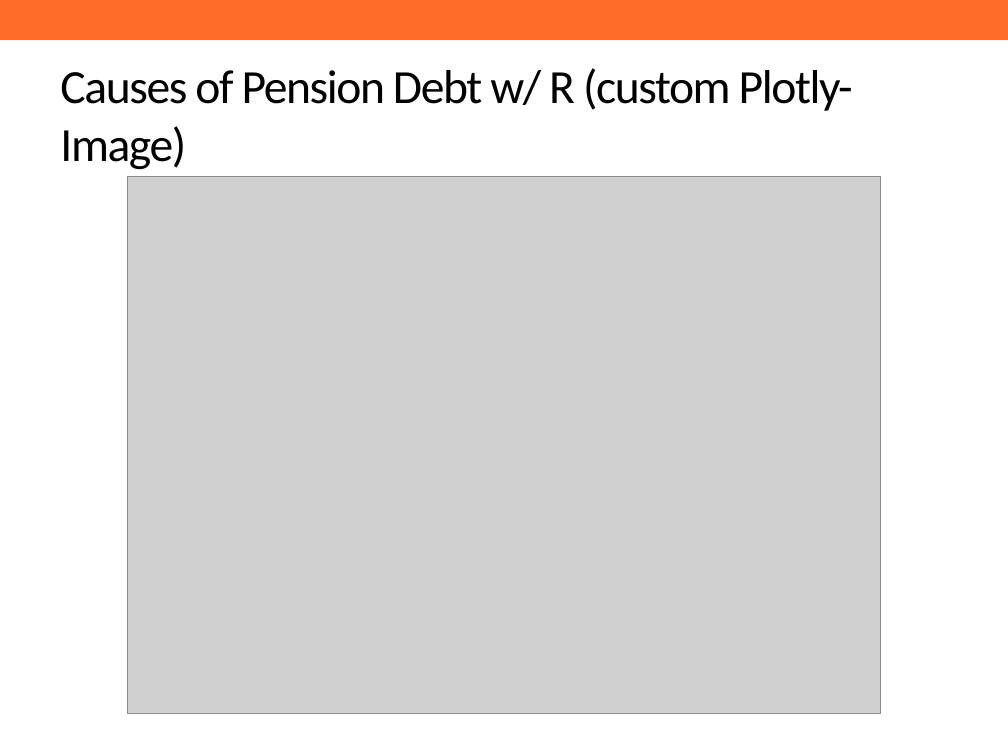
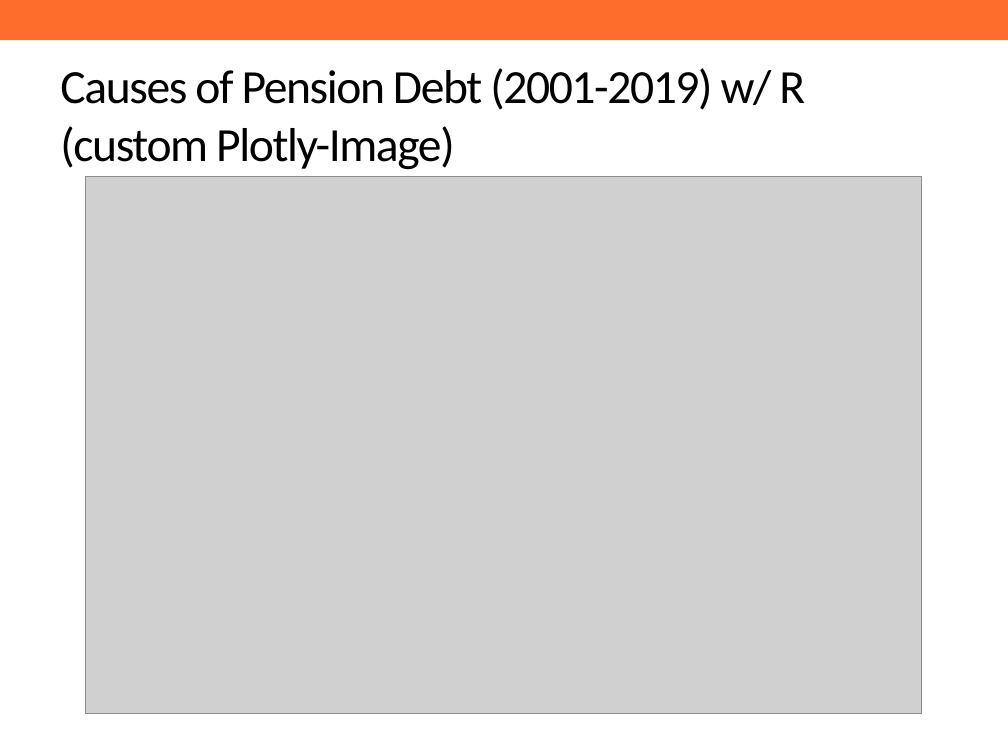
Before and after one commit to ReasonFoundation/GraphicsR, a slide deck: slide 4 of DeckUpdate/SamplePPT.pptx. Drawn at 1008x756 pixels with LibreOffice and Linux fonts; fonts in the diff are those of the drawing; grey boxes stand for pictures; background and template pictures are left out. Boxes give left, top, right and bottom in pixels: in the first picture for what was removed or moved away, otherwise in the second. Text is boxed around its words. In the diff, an @@ line names an element or a change of style, - is before the commit and + after.

Commit message:
Updated SamplePPT w/ glPlot

```diff
--- a/DeckUpdate/SamplePPT.pptx
+++ b/DeckUpdate/SamplePPT.pptx
@@ title at box(60, 68, 805, 169): text changed @@
-Causes of Pension Debt w/ R (custom Plotly-Image)
+Causes of Pension Debt (2001-2019) w/ R (custom Plotly-Image)
@@ picture: place and size @@
-picture at box(127, 176, 880, 714)
+picture at box(86, 176, 921, 714)
```
Also in this commit, not shown: 6 other files.
